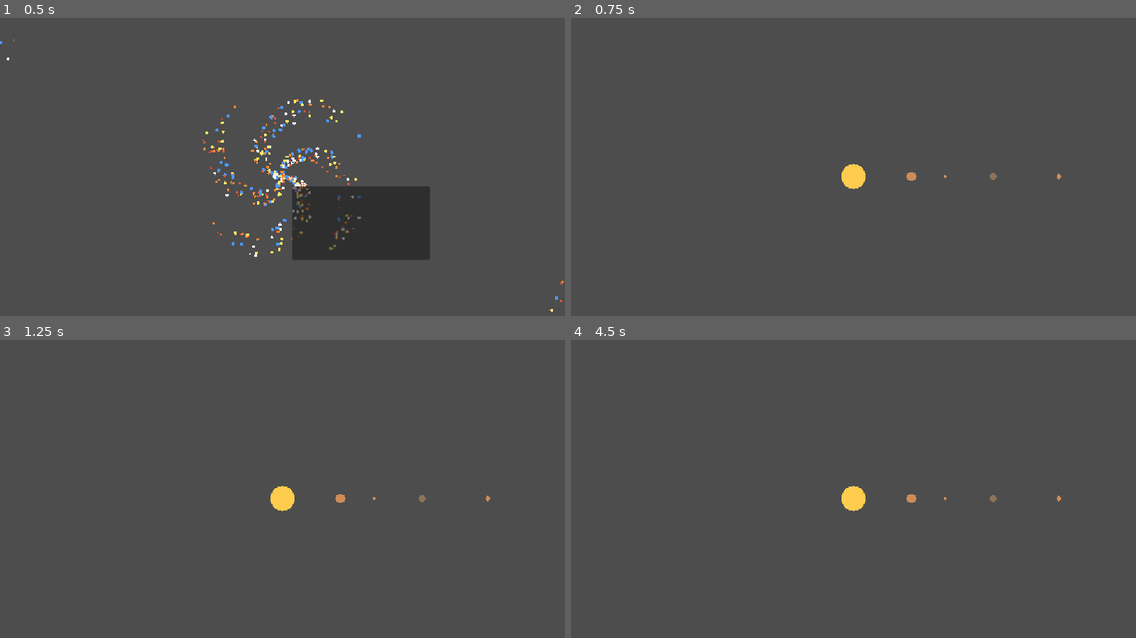
Above: before the commit, frames 1-4 (two rows, left to right).
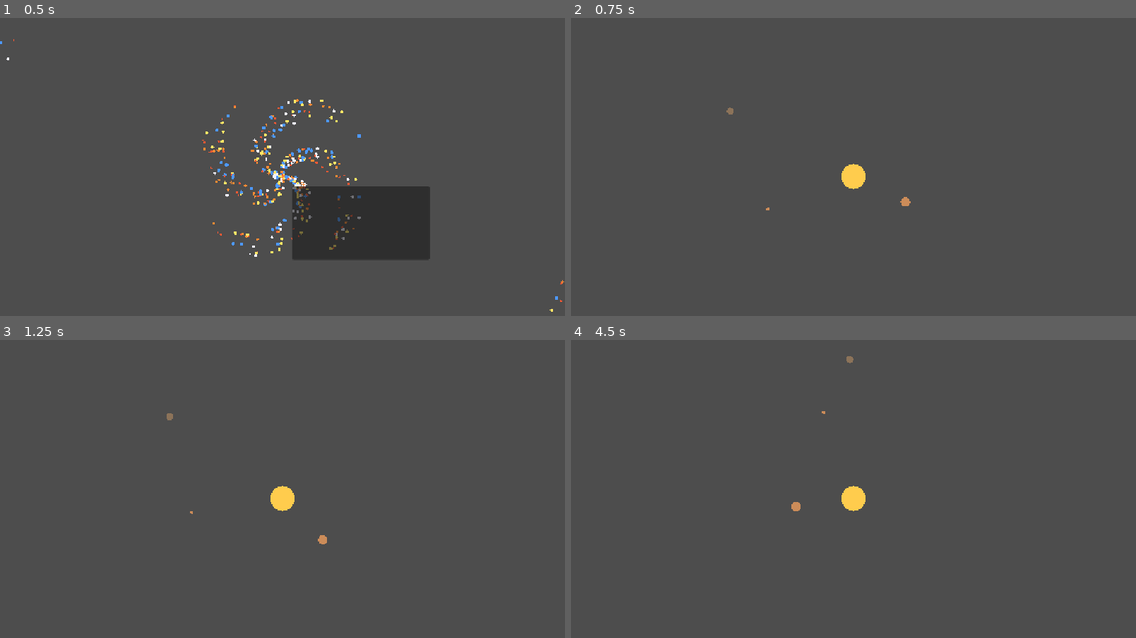
Above: after the commit, the same moments.

Repository: koromerzhin/astralis
Game: Godot game, scene res://scenes/main/Main.tscn
Two runs of this game, one before a commit and one after it. Both use one fixed random seed, a clock stepped at 60 frames per second and the inputs below. The project has no main scene, so this scene is started directly.
Inputs (mouse positions are in pixels of both pictures, inside the frame that each line leads up to):
- Up to frame 1 (0.5 s): no input
- Up to frame 2 (0.75 s): tap Enter at 0.5 s; move the mouse to (825, 238) at 0.52 s; hold W from 0.53 s (still down); hold Z from 0.53 s (still down); click (825, 238) at 0.67 s
- Up to frame 3 (1.25 s): keep holding W; keep holding Z
- Up to frame 4 (4.5 s): move the mouse to (1023, 545) at 1.27 s; release Z at 1.28 s; tap Q at 1.35, 2.85, 4.35 s; move the mouse to (684, 450) at 2.02 s; release W at 2.03 s; hold Z 2.03-2.78 s; hold A 2.03-3.53 s; move the mouse to (881, 497) at 2.77 s; click (881, 497) at 2.92 s; move the mouse to (768, 420) at 3.52 s; hold S 3.53-4.28 s; hold Z 3.53-4.28 s; move the mouse to (977, 483) at 4.27 s; hold D from 4.28 s (still down)

Frame 1 is identical in both runs. In frame 2, 0.1% of the frame differs, in the area x 27-87%, y 30-65%; in frame 3, 0.1%; in frame 4, 0.2%, in the area x 39-87%, y 5-58%.

Commit message:
feat: initialize planet properties and update drawing logic in system view

Diff:
--- a/scripts/systems/system_view.gd
+++ b/scripts/systems/system_view.gd
@@ -1,13 +1,34 @@
 extends Node2D
 
 var system: Dictionary = {}
-
 var planets: Array[Dictionary] = []
 
 
 func set_system(new_system: Dictionary) -> void:
 	system = new_system
 	planets = system["planets"]
+
+	_initialize_planets()
+
+	queue_redraw()
+
+
+func _initialize_planets() -> void:
+	for planet in planets:
+		var orbit_distance: float = planet["orbit_distance"]
+
+		var rng := RandomNumberGenerator.new()
+		rng.seed = system["seed"] + planet["id"]
+
+		planet["angle"] = rng.randf_range(0.0, TAU)
+
+		# Les planètes proches tournent plus rapidement.
+		planet["orbit_speed"] = 80.0 / max(orbit_distance, 50.0)
+
+
+func _process(delta: float) -> void:
+	for planet in planets:
+		planet["angle"] += planet["orbit_speed"] * delta
 
 	queue_redraw()
 
@@ -23,6 +44,7 @@
 	for planet in planets:
 		var orbit_distance: float = planet["orbit_distance"]
 		var planet_size: float = planet["size"]
+		var angle: float = planet["angle"]
 
 		# Orbite
 		draw_arc(
@@ -35,10 +57,10 @@
 			1.0
 		)
 
-		# Position temporaire
+		# Position actuelle de la planète
 		var position := Vector2(
-			orbit_distance,
-			0.0
+			cos(angle) * orbit_distance,
+			sin(angle) * orbit_distance
 		)
 
 		draw_circle(
